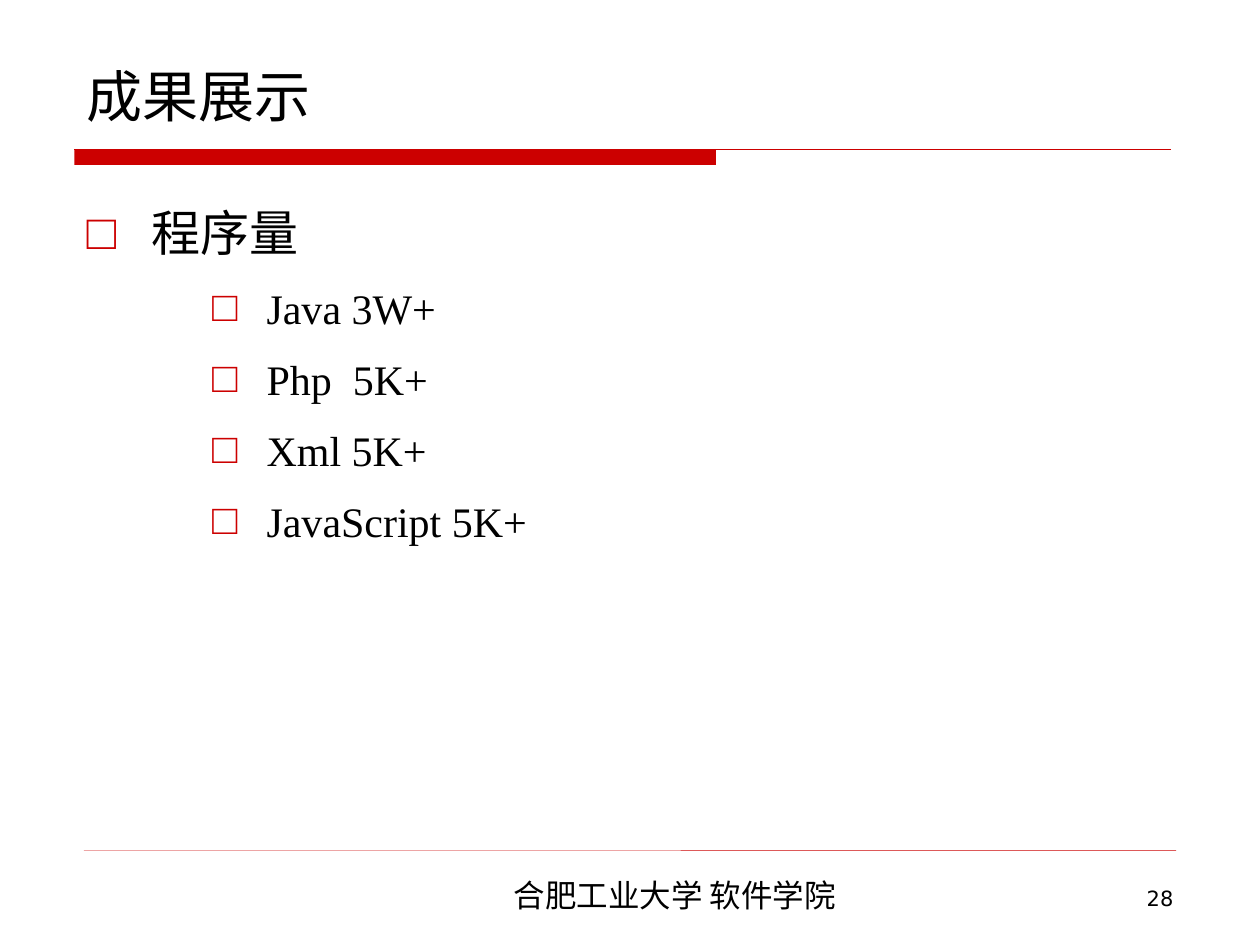
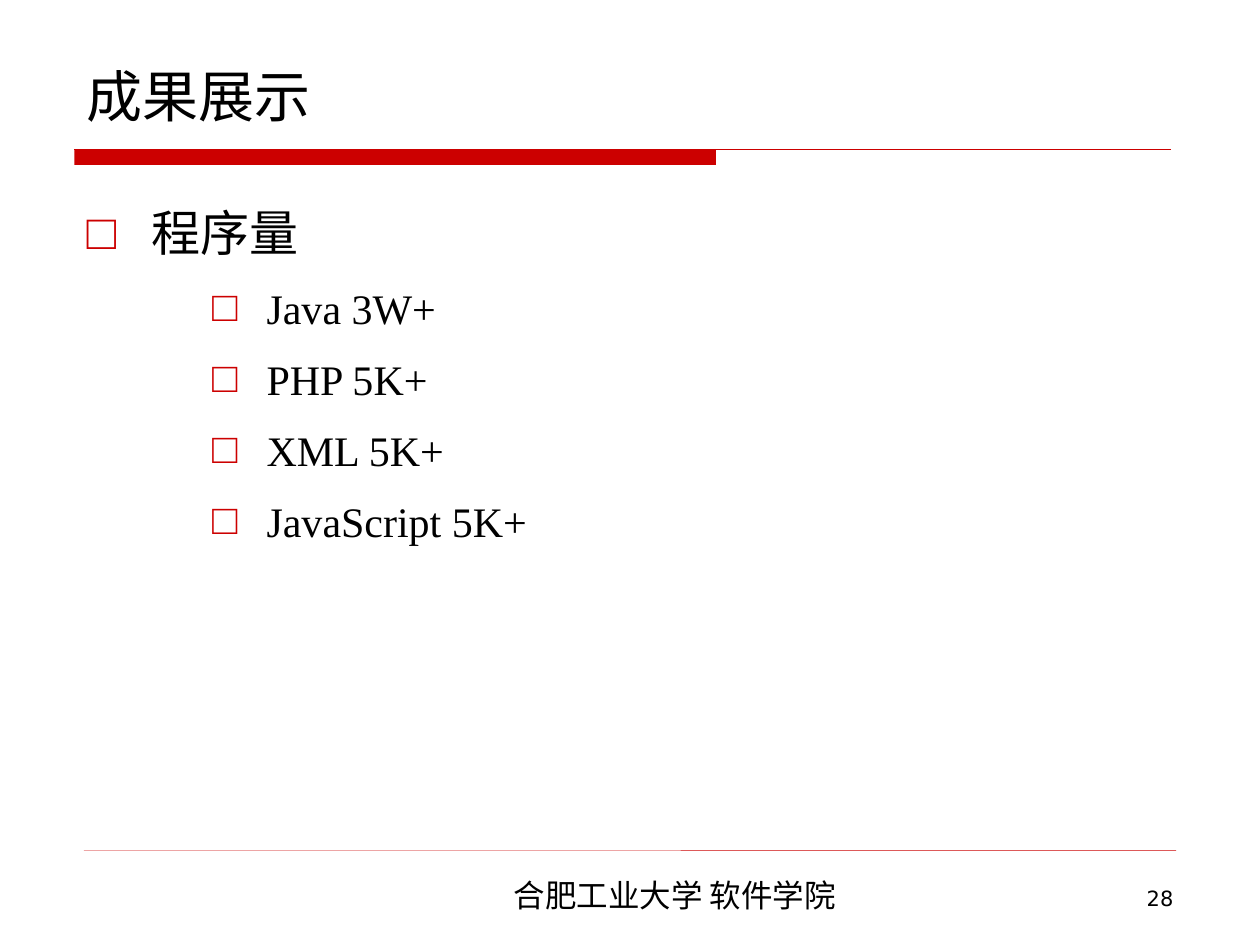
Before and after one commit to CodeDogandCat/master_proj, a slide deck: slide 28 of 2013214381李磊最终答辩/软件学院本科毕业设计毕业答辩.ppt. Drawn at 1260x945 pixels with LibreOffice and Linux fonts; fonts in the diff are those of the drawing; background and template pictures are left out. Boxes give left, top, right and bottom in pixels: in the first picture for what was removed or moved away, otherwise in the second. Text is boxed around its words. In the diff, an @@ line names an element or a change of style, - is before the commit and + after.

```diff
--- a/2013214381李磊最终答辩/软件学院本科毕业设计毕业答辩.ppt
+++ b/2013214381李磊最终答辩/软件学院本科毕业设计毕业答辩.ppt
@@ text at <box>267,367,444,467</box>: text changed @@
-    □ Php 5K+
-    □ Xml 5K+
+    □ PHP 5K+
+    □ XML 5K+
```
Also in this commit, not shown: 4 other files.
